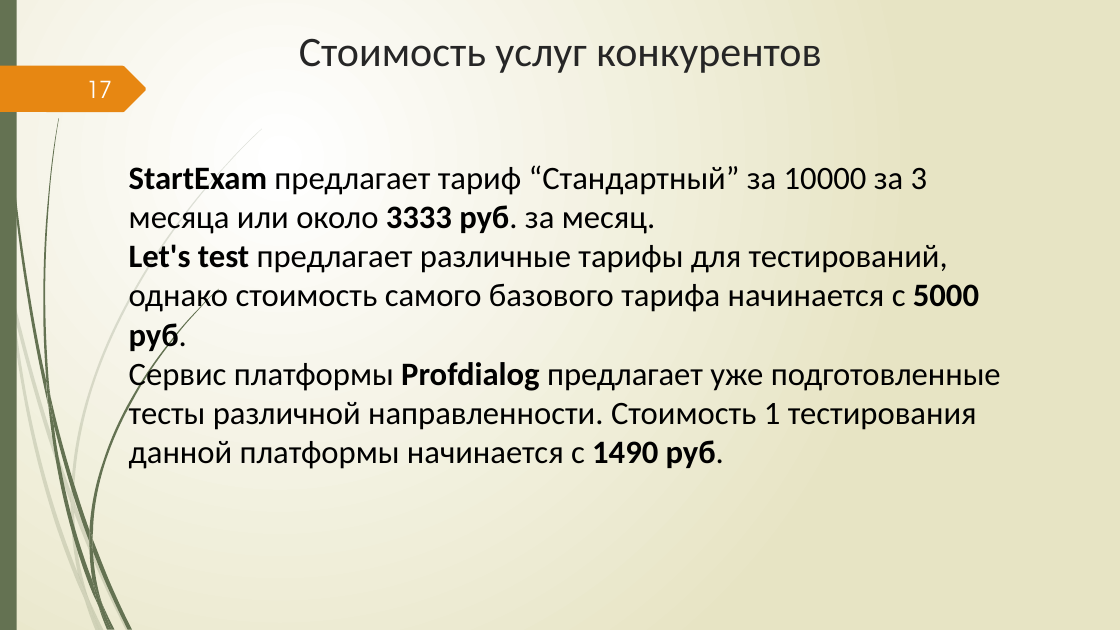
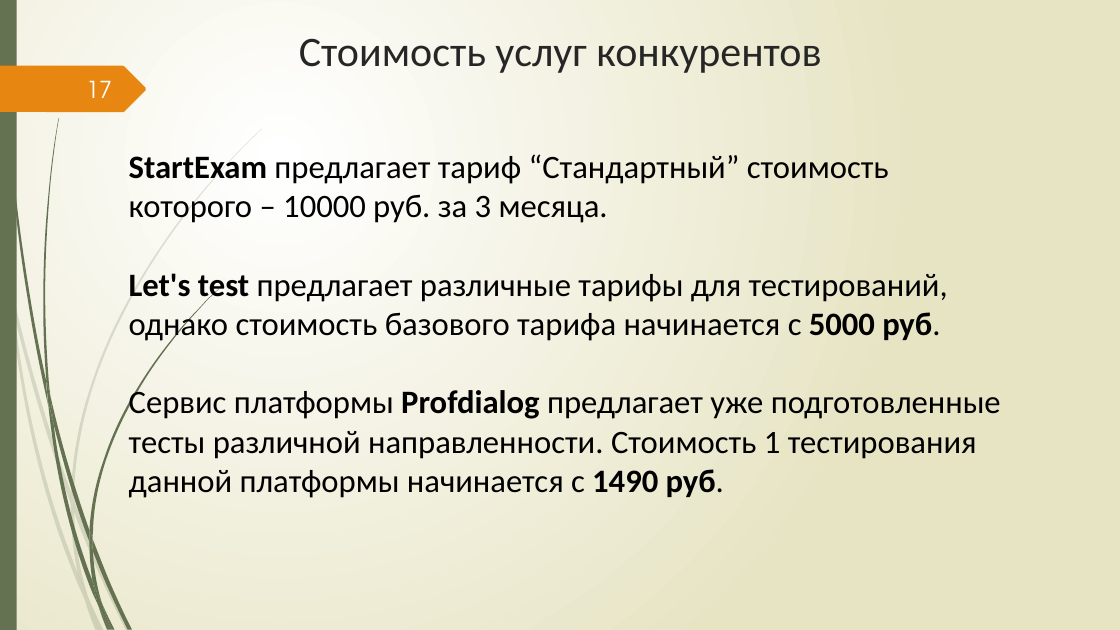
Before and after one commit to Csar9000/Quality-of-life-assessment-system, a slide deck: slide 17 of Документы/Презентация ВКР.pptx. Drawn at 1120x630 pixels with LibreOffice and Linux fonts; fonts in the diff are those of the drawing. Boxes give left, top, right and bottom in pixels: in the first picture for what was removed or moved away, otherwise in the second. Text is boxed around its words. In the diff, an @@ line names an element or a change of style, - is before the commit and + after.

```diff
--- a/Документы/Презентация ВКР.pptx
+++ b/Документы/Презентация ВКР.pptx
@@ text "StartExam предлагает тариф “Стандартный” стоимость ...": place and size @@
-text "StartExam предлагает тариф “Стандартный” стоимость ..." at (129, 165, 1001, 469)
+text "StartExam предлагает тариф “Стандартный” стоимость ..." at (129, 154, 1001, 498)
@@ text at (129, 154, 948, 343): text changed @@
-StartExam предлагает тариф “Стандартный” за 10000 за 3 месяца или около 3333 руб. за месяц.
-Let's test предлагает различные тарифы для тестирований, однако стоимость самого базового тарифа начинается с 5000 руб.
+StartExam предлагает тариф “Стандартный” стоимость которого – 10000 руб. за 3 месяца.
+Let's test предлагает различные тарифы для тестирований, однако стоимость базового тарифа начинается с 5000 руб.
```
Also in this commit, not shown: 3 other slides changed, 4 other files.
